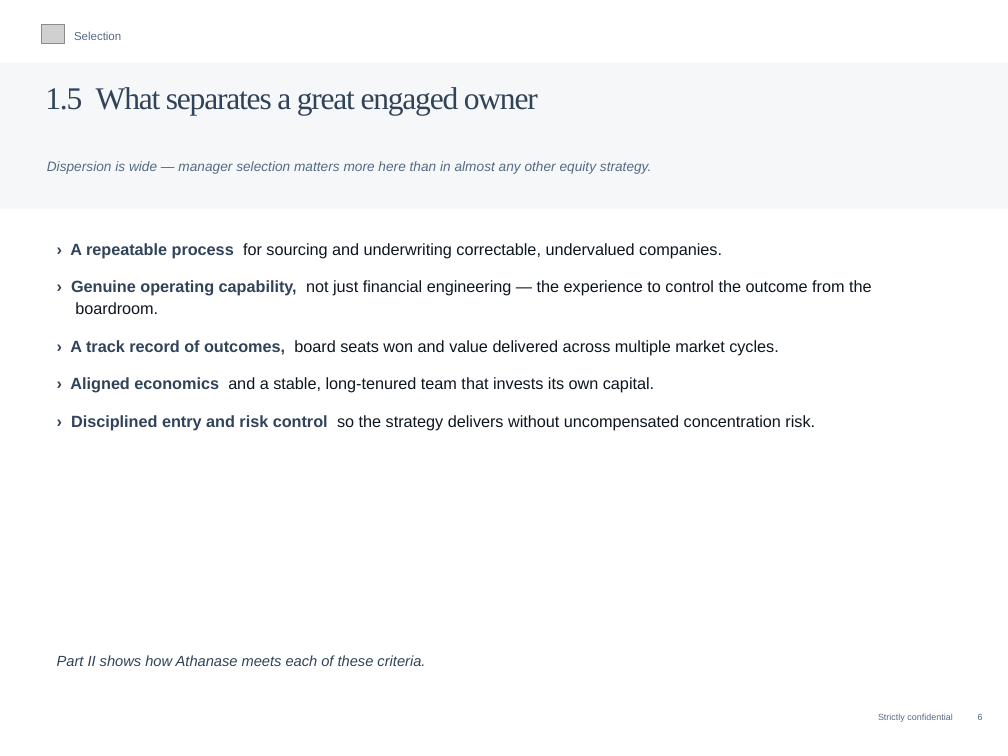
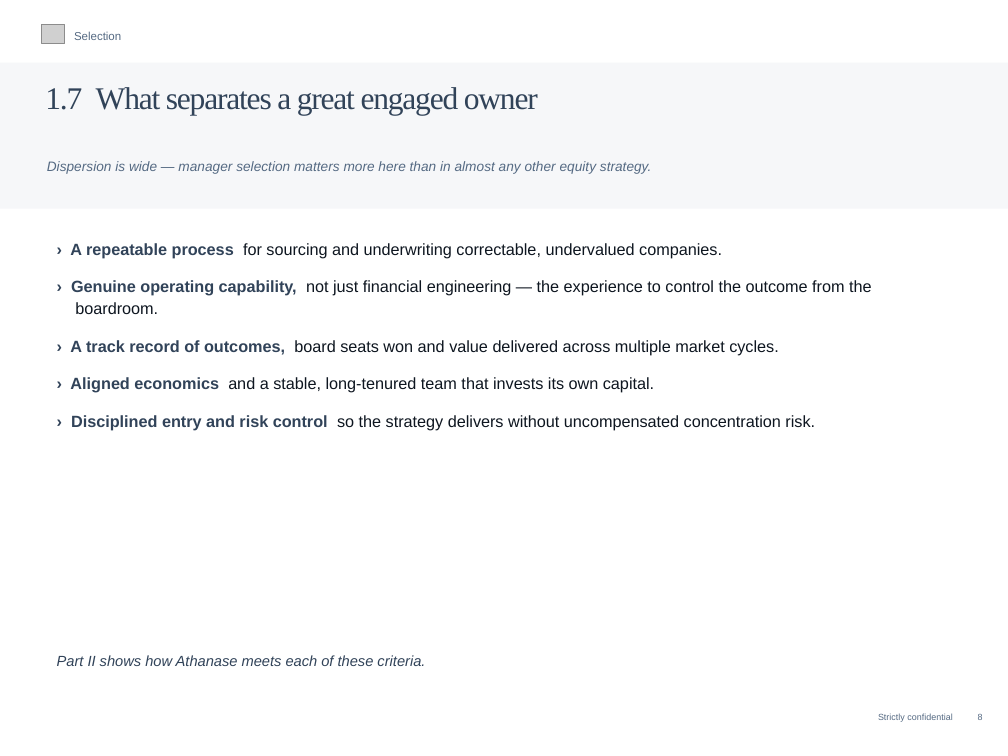
Before and after one commit to charette-lab/Claude, a slide deck: slide 10 of Athanase_Engaged_Ownership_Allocator_Deck.pptx (slide 8 before the commit). Drawn at 1008x756 pixels with LibreOffice and Linux fonts; fonts in the diff are those of the drawing; grey boxes stand for pictures. Boxes give left, top, right and bottom in pixels: in the first picture for what was removed or moved away, otherwise in the second. Text is boxed around its words. In the diff, an @@ line names an element or a change of style, - is before the commit and + after.

```diff
--- a/Athanase_Engaged_Ownership_Allocator_Deck.pptx
+++ b/Athanase_Engaged_Ownership_Allocator_Deck.pptx
@@ text at box(45, 87, 538, 116): text changed @@
-1.5 What separates a great engaged owner
+1.7 What separates a great engaged owner
```
Also in this commit, not shown: 31 other slides changed, 2 slides added, 1 other file.
